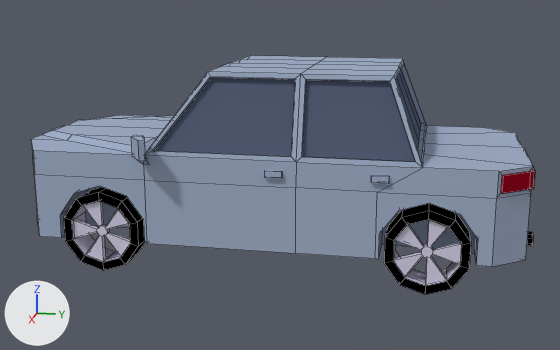
A saved change to the Blender file assets/blends/sedan.blend.
Both versions are drawn from a 50 mm camera at (8.08, 1.61, 2.81) aimed at (0.04, 0.0, 0.8). Arrows for +X, +Y and +Z are at lower left; the lights stay in place. Mesh edges are drawn as thin lines.

In view in the first picture: 'BackWheelLeft', 'FrontWheelLeft', 'Sedan'.
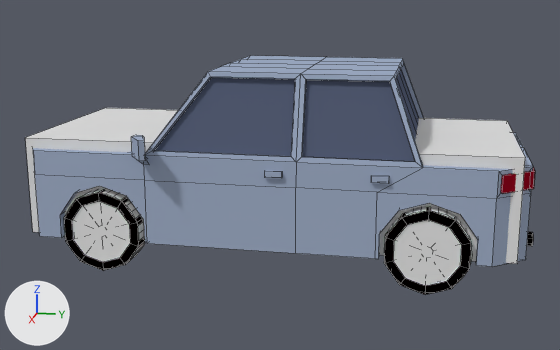
Boxes (x1, y1, x2, y2) around the edits, measured in the pictures (560 x 350 px):
'Cube', added
    after: (25, 108, 525, 264)
'Cylinder.002', added
    after: (384, 207, 472, 292)
'Cylinder.001', added
    after: (64, 190, 145, 262)

What the commit changed:
Mesh me_cylinder_003 is new.
It is a 32-sided cylinder along z spanning x -1.0..1.0, y -1.0..1.0, z -1.0..1.0.
Mesh me_cube_001 is new.
It is a box spanning x -1.0..1.0, y -1.0..1.0, z -1.0..1.0.
Object 'Cylinder.002' (ob_cylinder_002) is new; it shows me_cylinder_003.
Its location is (0.973, 1.614, 0.405).
Its rotation in degrees is (0, 90, 0).
Its scale is (0.4, 0.4, 0.15).
Object 'Cylinder.001' (ob_cylinder_001) is new; it shows a copy of me_cylinder_003.
Its location is (0.973, -1.609, 0.405).
Its rotation in degrees is (0, 90, 0).
Its scale is (0.4, 0.4, 0.15).
Object 'Cube' (ob_cube) is new; it shows me_cube_001.
Its location is (0.0, 0.0, 0.807).
Its scale is (1.0, 2.43, 0.5).
